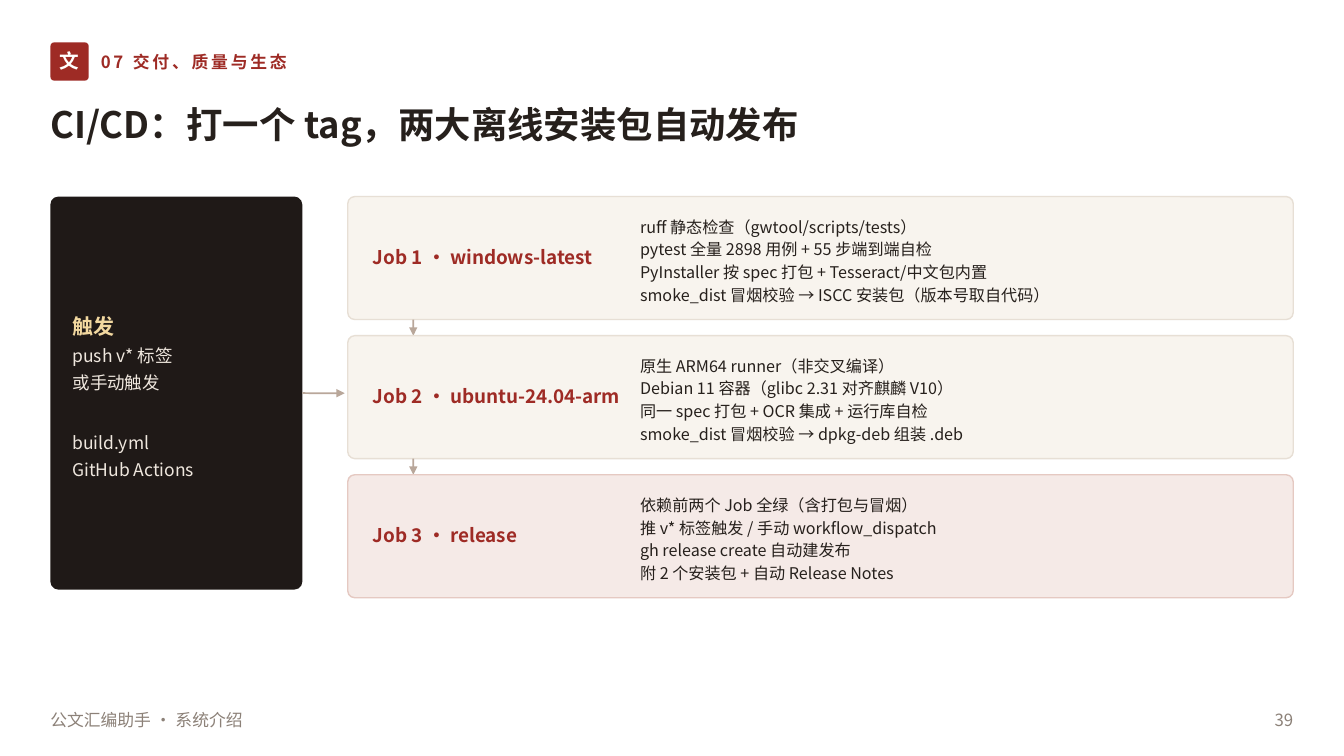
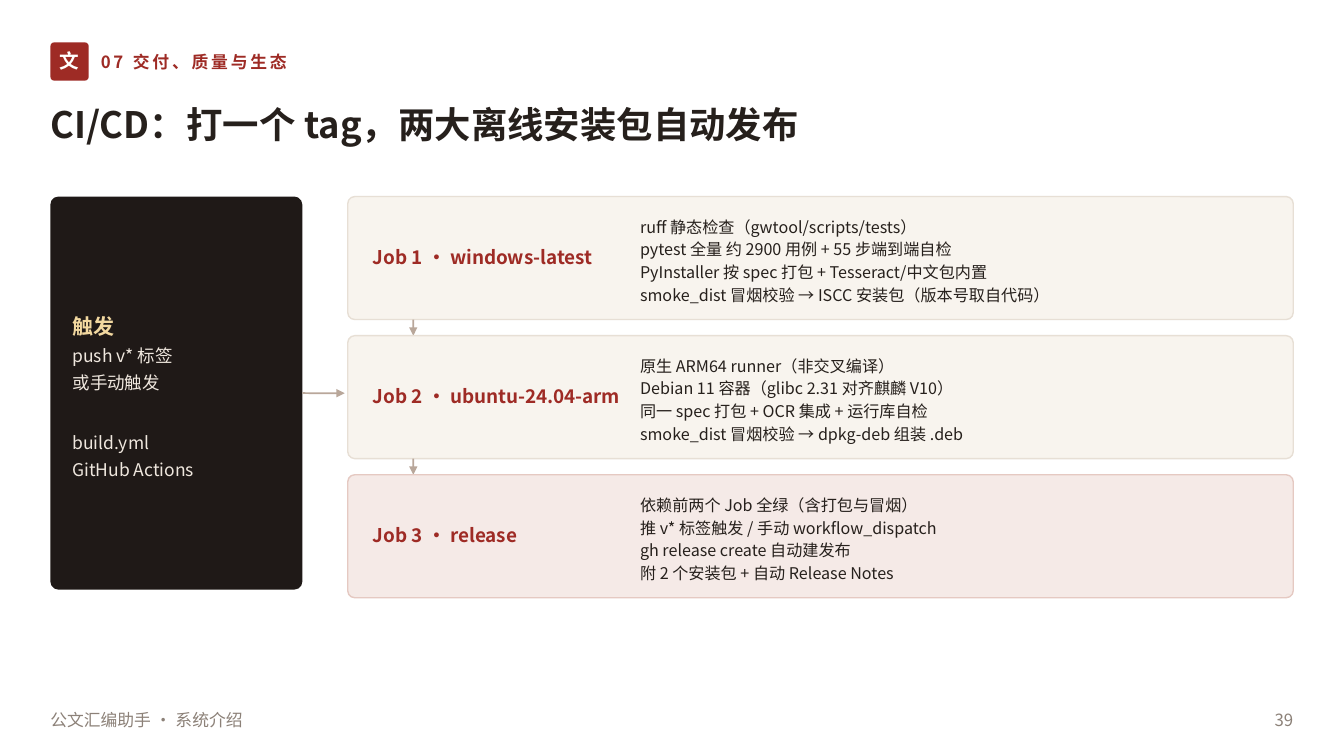
Before and after one commit to lzh745200/gwtool, a slide deck: slide 39 of doc/公文汇编助手-系统介绍.pptx. Drawn at 1344x756 pixels with LibreOffice and Linux fonts; fonts in the diff are those of the drawing. Boxes give left, top, right and bottom in pixels: in the first picture for what was removed or moved away, otherwise in the second. Text is boxed around its words. In the diff, an @@ line names an element or a change of style, - is before the commit and + after.

```diff
--- a/doc/公文汇编助手-系统介绍.pptx
+++ b/doc/公文汇编助手-系统介绍.pptx
@@ text at box(640, 241, 952, 259): text changed @@
-pytest 全量 2898 用例 + 55 步端到端自检
+pytest 全量 约 2900 用例 + 55 步端到端自检
```
Also in this commit, not shown: 3 other slides changed, 19 other files.
